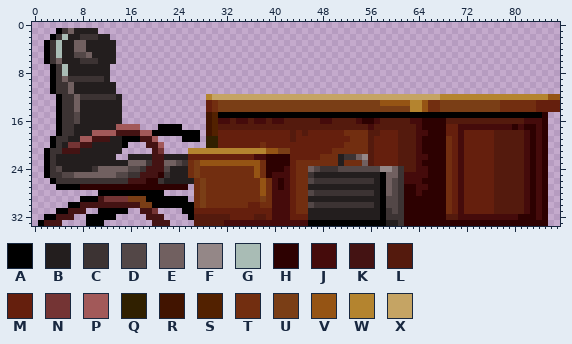
Sprite sheet -- Resources/MainScene/Background/Object/desk.png. The picture above was drawn from the file before the commit.
The file is 88x34 pixels. Colours within 5 levels of each other are drawn and written as one.
Palette (. is transparent): A #000000  B #231e1e  C #3c3333  D #534747  E #716060  F #948787  G #a9bcb5  H #2d0101  J #450b0b  K #441313  L #541a0d  M #651f0d  N #743434  P #a25959  Q #302000  R #411400  S #522100  T #722e10  U #7a3e16  V #955414  W #b4842f  X #c5a464
Pixels before, first column x 1:
 1 ...ACEBBBB.............................................................................
 2 ..ACGBBCCCBB...........................................................................
 3 .ACGBBEEBBBBB..........................................................................
 4 .ACGBBEEBBBBB..........................................................................
 5 .ACGBBDDEBBBB..........................................................................
 6 .ACEBBBCCCBBB..........................................................................
 7 ..ACGBBBBBBB...........................................................................
 8 ..ACGBBBBBBB...........................................................................
 9 ..ACECCCCCCB...........................................................................
10 ..ACCEBBBBBBB..........................................................................
11 ..ACCEBBBBBBB..........................................................................
12 ...ACCECCCCCCB..............WXXXXXXXXXXXXXXXXXXXXXXXXXXXXXXXXXXXXXXWWWWWWWWWWWWWWWWWWVV
13 ...ACCEBBBBBBB..............MTUUUUUUUUUUUUUUUUUUUUUUUUUUUVVVVVWWVTTUUUUUUUUUUTTTTTTMMMM
14 ...ACCEBBBBBBB..............MTUUUUUUUUUUUUUUUUUUUUUUUUUUUUUUUUWWVTTUUUUUUUUUUTTTTTTMMMM
15 ...ACCDBBBBBBB..............RSAAAAAAAAAAAAAAAAAAAAAAAAAAAAAAAAAAAAAAAAAAAAAAAAAAAAAAH..
16 ...ACCDBBBBBBB..............RSJJLJJLJJLJJLLLLLLJJLLLLJHHJLLLLLJJHHHHLLLLLLLLLLLLLJJJH..
17 ...ACCBBBBBBBPPPP...AAAA....RSLLLLLLLLLLLLLLLLLLLLLLLLLJLLLLLLLJHHHHMMJJJJJJJJJHJHHJH..
18 ...ACCBBBPPPPKKKKPPAAAAAAAA.RSMMMMMMMMMMMMLMLMMMMMMTTTTLLMMMLLLJJHHHMMJMMMMMLLLLLJHJH..
19 ..ACCBBPPKKKBBAAAKKP....AAA.QQMMMMMMMMMMMMLMMMMMMMMMTTTLMMMMLLLJHHHHTMJMMMMMLLLLLJHJH..
20 ..ACBNNKKBBBBBA...KKP.......QQMMMMMMMTMMMMMMMMMMMMMTTTTLMMMMLLLJHHHHTMJMMMMMLLLLLJHJH..
21 .ACCKKKBBBBBBB.....KN....WWWWWWWWWWWWWVVUUMMMMMMMTTTTTTLMMMMLLLJHHHHTMJMMMMMLLLLLJHJH..
22 .ACBBBBBBBBBB..BBBBKKBBBBMMMMMMMMMMMJJHHHHMMMMMTTTBCCEFLMMMMLLLJJHHHTMJMMMMMLLLLLJHJH..
23 .ACBBBBBBBBBBBBEEECKKEEDCTUVVVVVVVVVVTHHHHMTTTTTTTBTTTELMMMMLLLJHHHHTMJMMMMMLLLLLJHJH..
24 .ACDBBBBBCEEEEEDDCKKKDBBBTUTTTTTTTTTVTHHHJMTTEDCCCDDDDDDDFFECLLJJHHHTMJMMMMMLLLLLJHJH..
25 .ACCDDEEEEEEEDDCCKKKHCBBBTUTTTTTTTTTVTHJJJMTTCBBBBBBBBBBBAEECJJJJHHHTMJMMMMMLLLLLJHJH..
26 ..ACCCCCCCCCCCCKKKHHCBBBBBTUTTTTTTTTTVTJHJMTTDCCCCCCCCCCBAEDCJJJHHHHTMJMMMMMLLLLLJHJH..
27 ...AAAAHHHHHHHHHHHHHHHHHH.TUTTTTTTTTTVTJHJMTTBBBBBBBBBBBBAEDCHHJJHHHTMJMMMMMLLLLLJHJH..
28 ..........AAAAAAAAAAA.....TUTTTTTTTTTVTJJJMTTDCCCCCCCCCCBAEDCHHJHHHHTMJMMMMMLLLLLJHJH..
29 .......AAAKNNNNUUUAAAAAAA.TUTTTTTTTTTUTJJJMTTBBBBBBBBBBBBADDCHHHHHHHTMJMMMMMLLLLLJHJH..
30 .....AAKKKKKKKKKKUUAAAAAAATUTTTTTTTMMTTJJJMTTDCCCCCCCCCCBADDCHHHHHHHTMJMMMMMLLLLLJHJH..
31 ...AAKKK..AAAAA..KKN....AAMMMMMMMMMMMMMJJJMTTBBBBBBBBBBBBACDCHHHHHHHTMJMMMMMLLLLLJHJH..
32 .AAKKK..AAAAA.....KKK....ALLLLLLMMMMLLMJJJMMMBBBBBBBBBBBBACCCHHHHHHHLLJJJJJJJJJJHHHJH..
33 AKKK....AAA........KKK....LLLLLJJJJJJJJJJJJJJAAAAAAAAAAAAABBCHHHHHHHHHHHHHHHHHHHHHHHH..
The result:
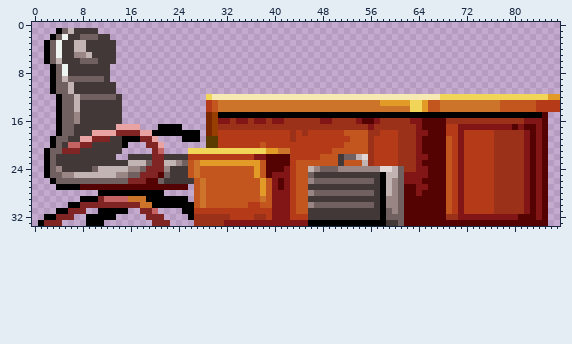
The exact change:
colour B: #231e1e -> #423838
colour C: #3c3333 -> #716060
colour D: #534747 -> #9a8585
colour E: #716060 -> #c3b4b4
colour F: #948787 -> #e1d7d7
colour G: #a9bcb5 -> #edf4f1
colour H: #2d0101 -> #550202
colour J: #450b0b -> #821515
colour K: #441313 -> #802424
colour L: #541a0d -> #9b3118
colour M: #651f0d -> #b43a18
colour N: #743434 -> #c56262
colour P: #a25959 -> #e9a3a3
colour Q: #302000 -> #5a3c00
colour R: #411400 -> #7a2600
colour S: #522100 -> #983e00
colour T: #722e10 -> #c3561e
colour U: #7a3e16 -> #cc7429
colour V: #955414 -> #e19b26
colour W: #b4842f -> #f1d558
colour X: #c5a464 -> #f6eab2
Boxes around the changes in both pictures, in picture pixels (x1, y1, x2, y2):
changed: (44, 28, 560, 226)
